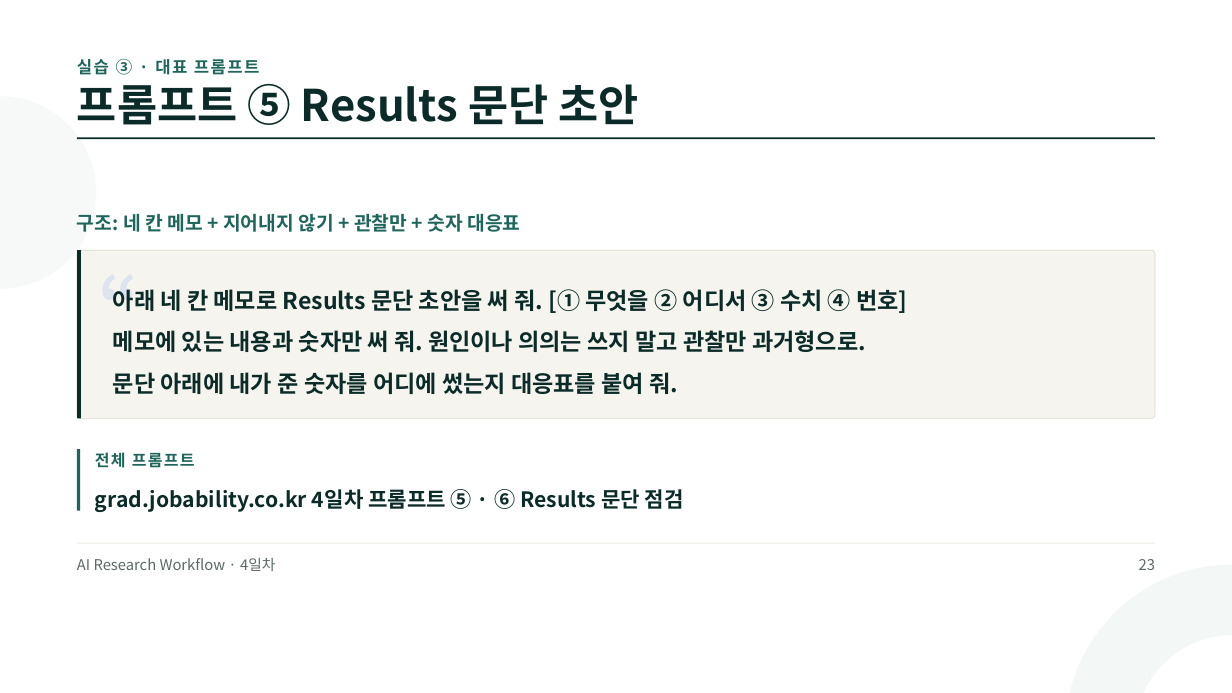
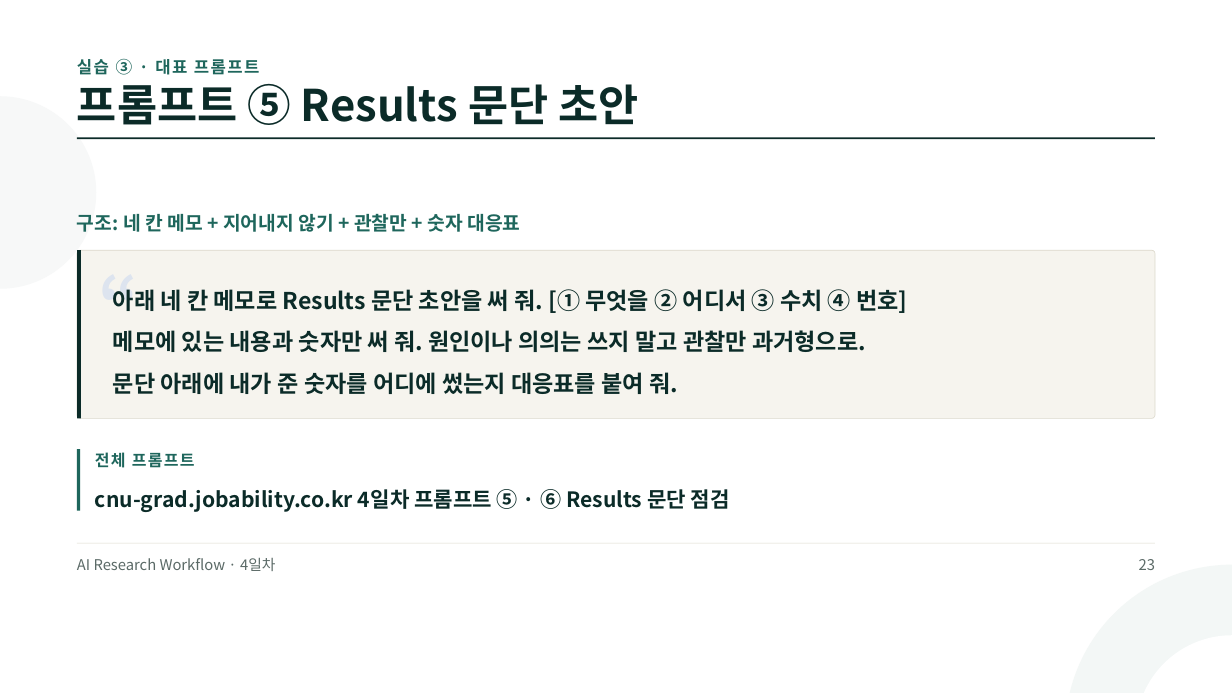
Before and after one commit to jungaistar/materials, a slide deck: slide 23 of grad/grad_day4.pptx. Drawn at 1232x693 pixels with LibreOffice and Linux fonts; fonts in the diff are those of the drawing. Boxes give left, top, right and bottom in pixels: in the first picture for what was removed or moved away, otherwise in the second. Text is boxed around its words. In the diff, an @@ line names an element or a change of style, - is before the commit and + after.

Commit message:
grad 강의 PT 3~5일차 갱신

```diff
--- a/grad/grad_day4.pptx
+++ b/grad/grad_day4.pptx
@@ text at (95, 489, 730, 512): text changed @@
-grad.jobability.co.kr 4일차 프롬프트 ⑤ · ⑥ Results 문단 점검
+cnu-grad.jobability.co.kr 4일차 프롬프트 ⑤ · ⑥ Results 문단 점검
```
Also in this commit, not shown: 7 other slides changed, 5 other files.
